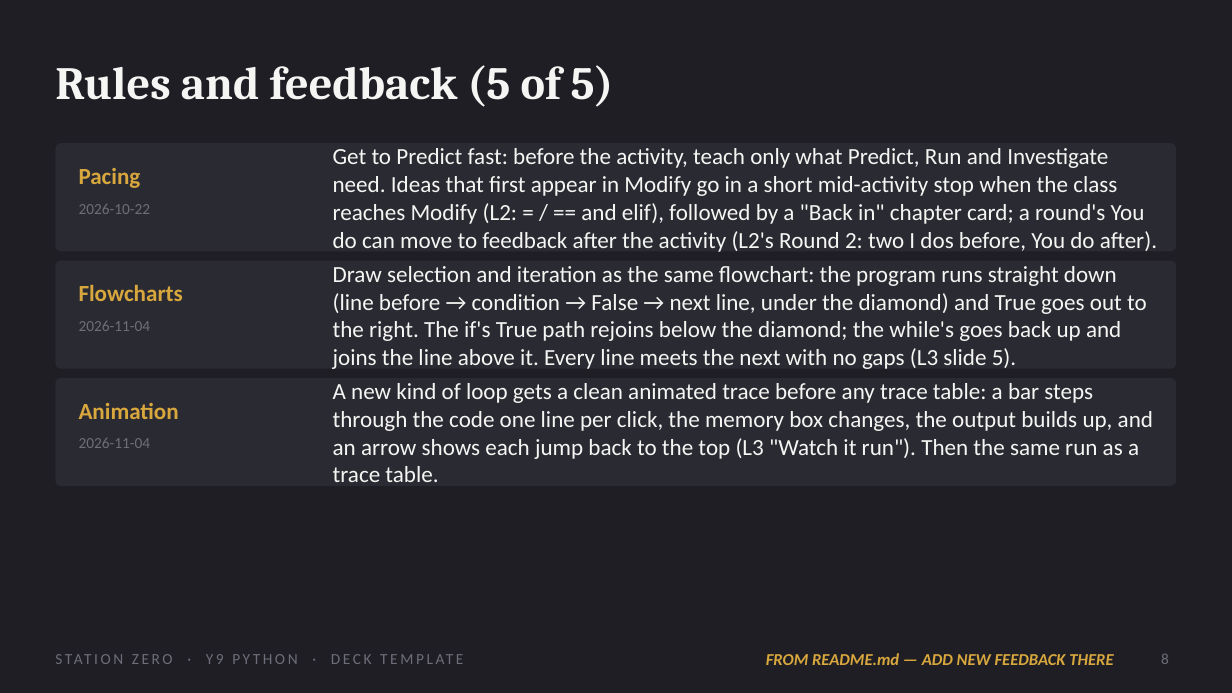
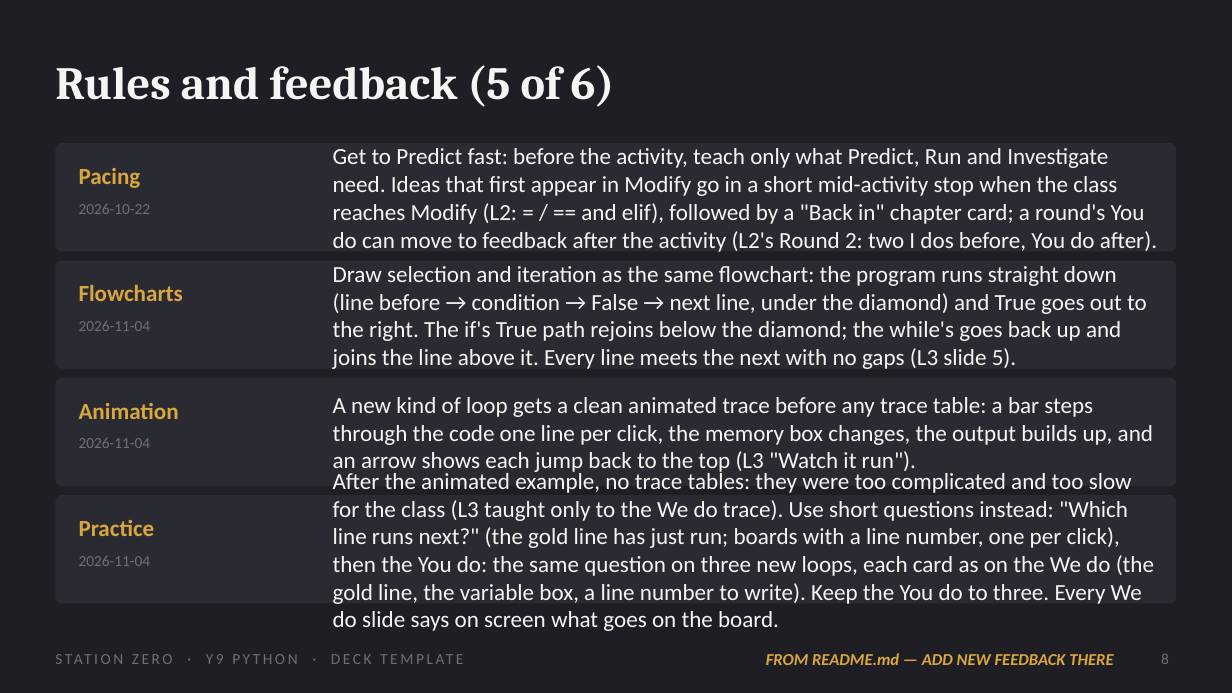
Before and after one commit to OGAComputing/interactive, a slide deck: slide 8 of _presentations/Y9_Python/Y9_Python_Deck_Template.pptx. Drawn at 1232x693 pixels with LibreOffice and Linux fonts; fonts in the diff are those of the drawing. Boxes give left, top, right and bottom in pixels: in the first picture for what was removed or moved away, otherwise in the second. Text is boxed around its words. In the diff, an @@ line names an element or a change of style, - is before the commit and + after.

```diff
--- a/_presentations/Y9_Python/Y9_Python_Deck_Template.pptx
+++ b/_presentations/Y9_Python/Y9_Python_Deck_Template.pptx
@@ title at bbox=[55, 65, 615, 107]: text changed @@
-Rules and feedback (5 of 5)
+Rules and feedback (5 of 6)
@@ text at bbox=[333, 397, 1153, 475]: text changed @@
-A new kind of loop gets a clean animated trace before any trace table: a bar steps through the code one line per click, the memory box changes, the output builds up, and an arrow shows each jump back to the top (L3 "Watch it run"). Then the same run as a trace table.
+A new kind of loop gets a clean animated trace before any trace table: a bar steps through the code one line per click, the memory box changes, the output builds up, and an arrow shows each jump back to the top (L3 "Watch it run").
@@ text added at bbox=[333, 469, 1154, 631], 18 pt, text #F5F5F3 @@
+After the animated example, no trace tables: they were too complicated and too slow for the class (L3 taught only to the We do trace). Use short questions instead: "Which line runs next?" (the gold line has just run; boards with a line number, one per click), then the You do: the same question on three new loops, each card as on the We do (the gold line, the variable box, a line number to write). Keep the You do to three. Every We do slide says on screen what goes on the board.
@@ rounded rectangle added at bbox=[55, 495, 1177, 604], fill #2A2A32 @@
@@ text added at bbox=[79, 520, 155, 536], 18 pt, text #D8A73D, bold @@
+Practice
@@ text added at bbox=[79, 556, 151, 566], 12 pt, text #6E6E7A @@
+2026-11-04
```
Also in this commit, not shown: 5 other slides changed, 1 slide added, 5 other files.
